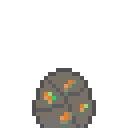
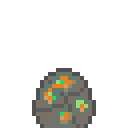
Revision of a layered 128×128 image; what changed, layer by layer:
painted on "Background" over [40, 72, 88, 124]
